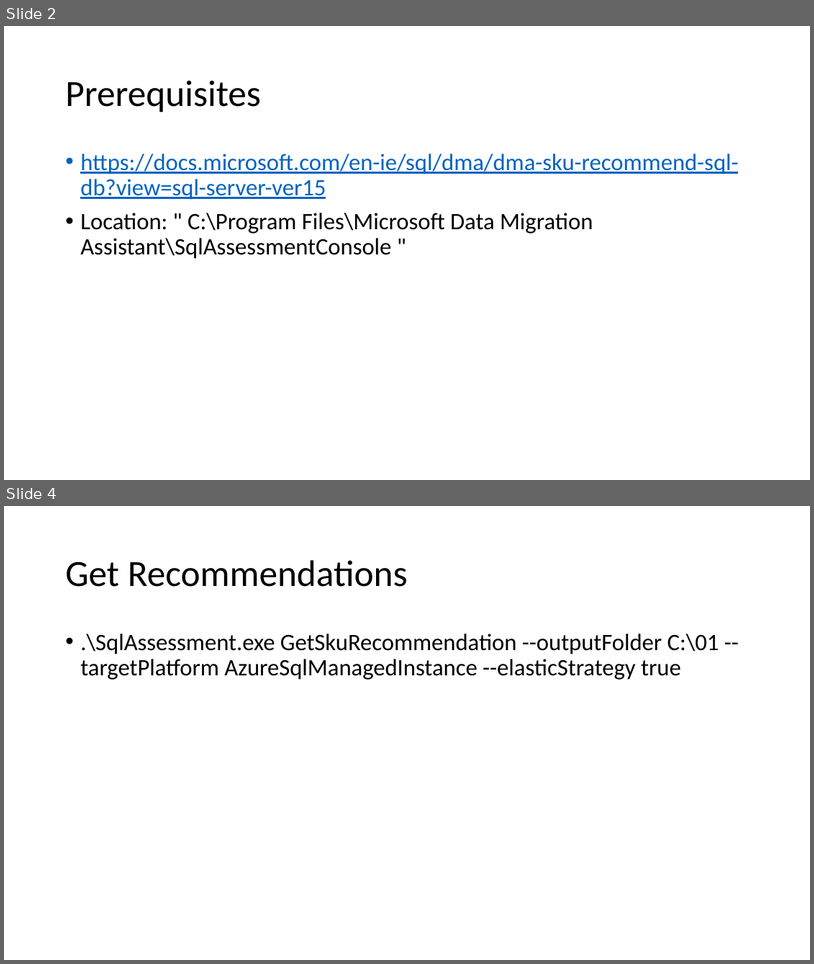
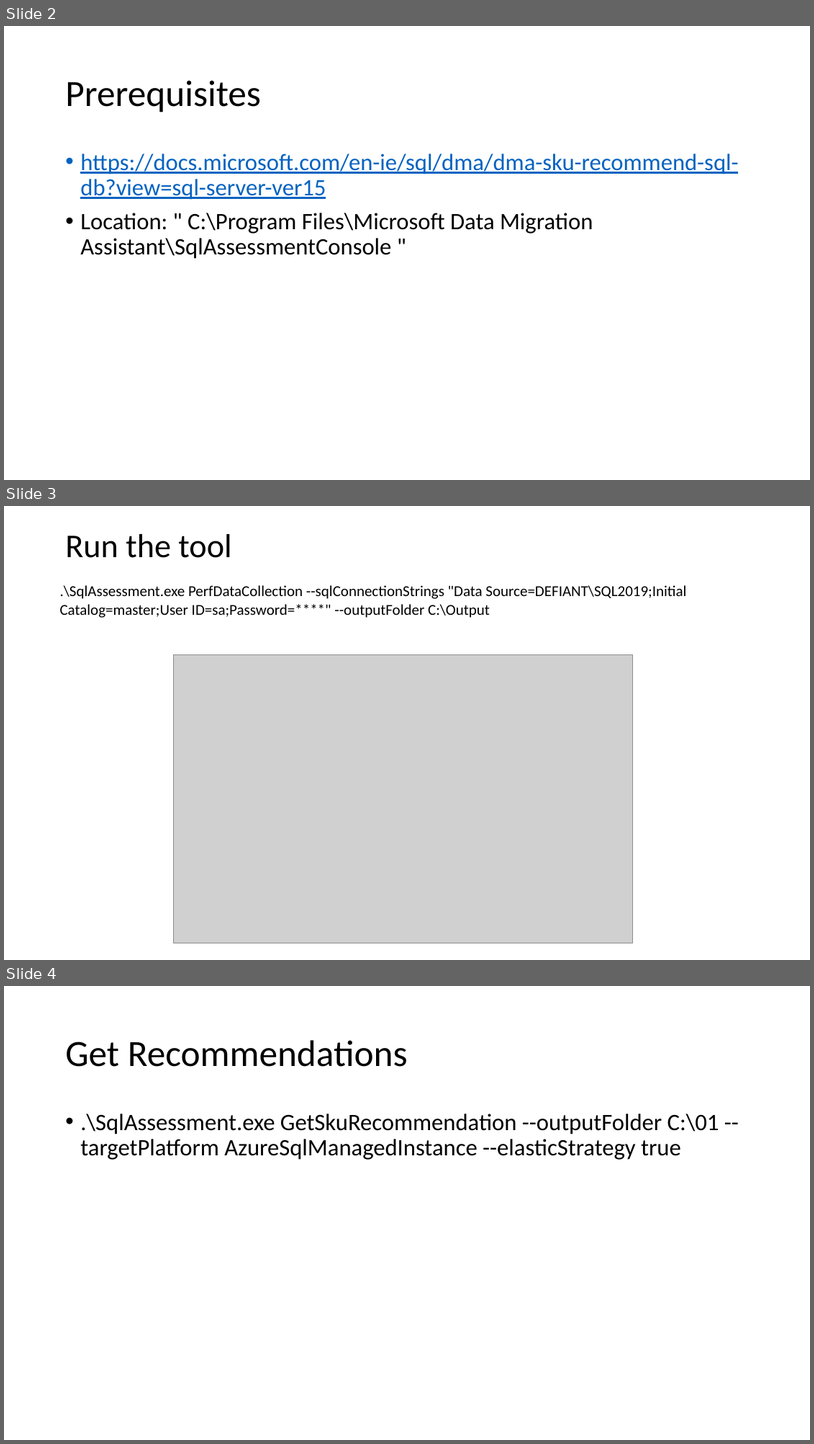
Before and after one commit to peterperov/MSFTCSA, a slide deck: 119-SQL Assessment/Test Run.pptx. Shown one above the other, each under a label of ours: slides 2 and 4 before the commit, slides 2, 3 and 4 after it; the slides between them are not shown. The pictures are 814x964 and 814x1444 pixels, drawn with LibreOffice and Linux fonts; fonts in the diff are those of the drawing; grey boxes stand for pictures. Boxes give left, top, right and bottom in pixels: in the first picture for what was removed or moved away, otherwise in the second. Text is boxed around its words. In the diff, an @@ line names an element or a change of style, - is before the commit and + after.

```diff
--- a/119-SQL Assessment/Test Run.pptx
+++ b/119-SQL Assessment/Test Run.pptx
@@ slide 3 added at bbox=[4, 506, 810, 960], background #FFFFFF @@
@@ title added at bbox=[65, 534, 232, 558], 39.6 pt, text #000000 @@
+Run the tool
@@ text added at bbox=[60, 585, 687, 618], 18 pt, text #000000 @@
+.\SqlAssessment.exe PerfDataCollection --sqlConnectionStrings "Data Source=DEFIANT\SQL2019;Initial Catalog=master;User ID=sa;Password=****" --outputFolder C:\Output
@@ picture added at bbox=[173, 655, 633, 943] @@
```
Also in this commit, not shown: 1 slide removed.
